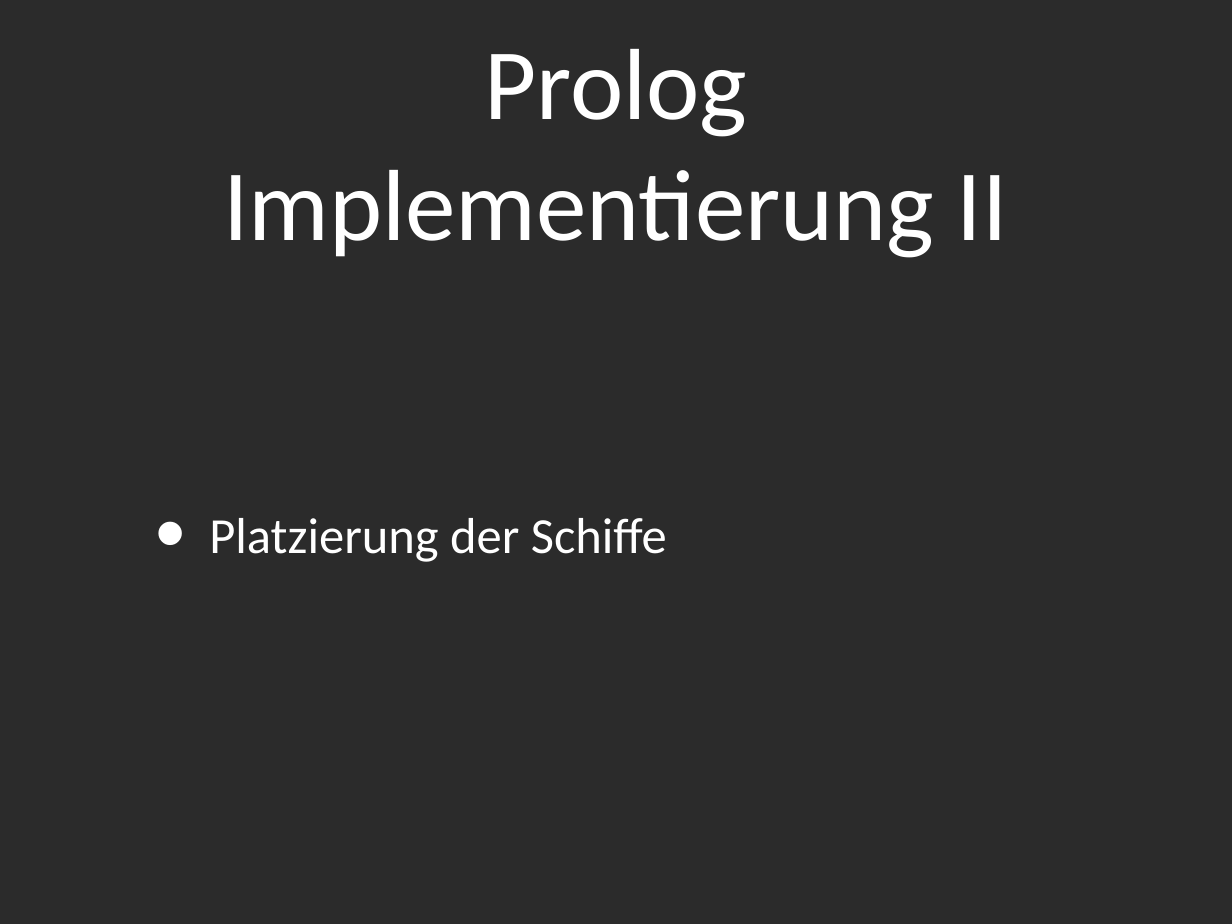
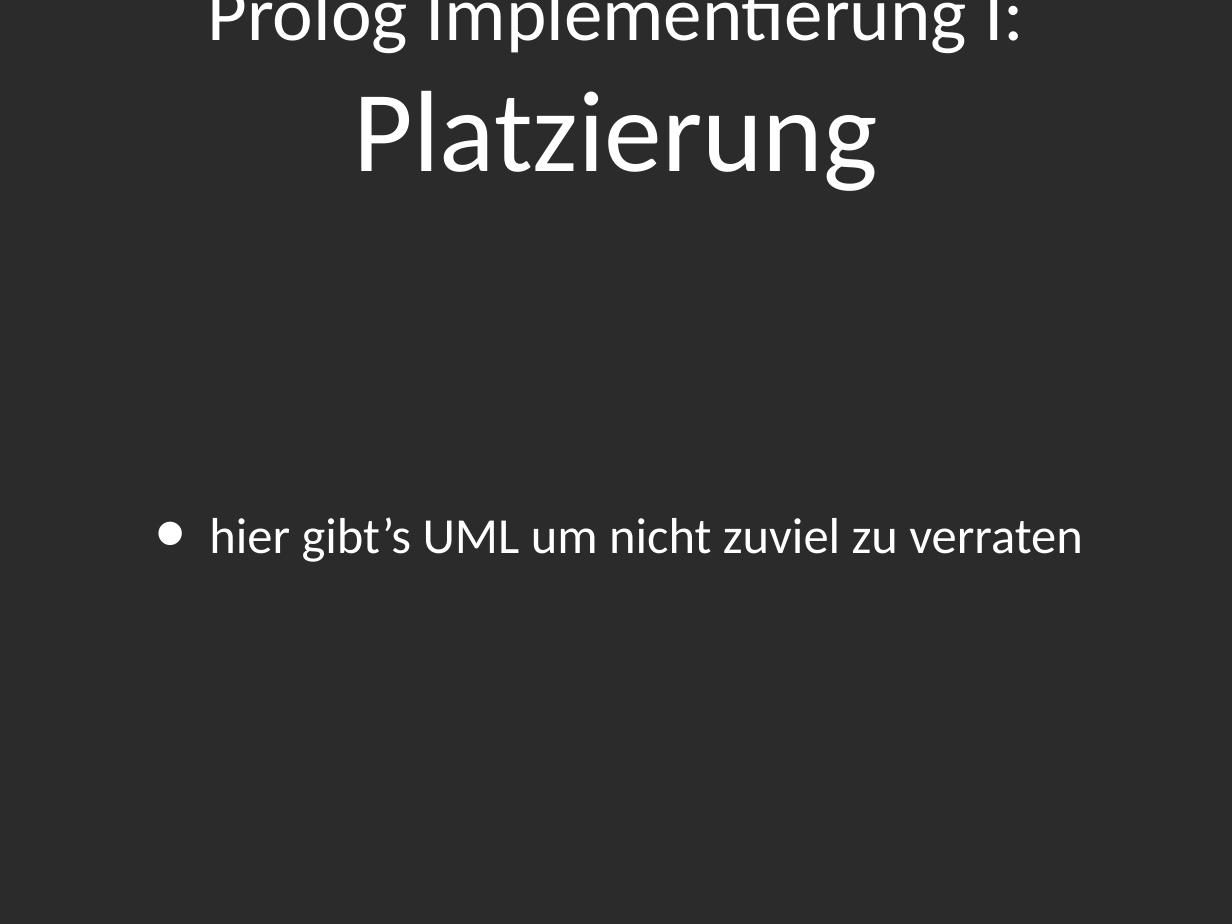
Before and after one commit to novac045/ai-battleship, a slide deck: slide 6 of Präsentation/Presentation_PPT.ppt. Drawn at 1232x924 pixels with LibreOffice and Linux fonts; fonts in the diff are those of the drawing; background and template pictures are left out; a plain dark background stands for a picture behind light text. Boxes give left, top, right and bottom in pixels: in the first picture for what was removed or moved away, otherwise in the second. Text is boxed around its words. In the diff, an @@ line names an element or a change of style, - is before the commit and + after.

```diff
--- a/Präsentation/Presentation_PPT.ppt
+++ b/Präsentation/Presentation_PPT.ppt
@@ title at [208,0,1024,191]: text changed; size 84 to 64 pt @@
-Prolog Implementierung II
+Prolog Implementierung I:
+Platzierung
@@ text at [209,517,1082,562]: text changed @@
-• Platzierung der Schiffe
+• hier gibt’s UML um nicht zuviel zu verraten
```
Also in this commit, not shown: 2 other slides changed, 2 slides added, 2 slides removed, 2 other files.
